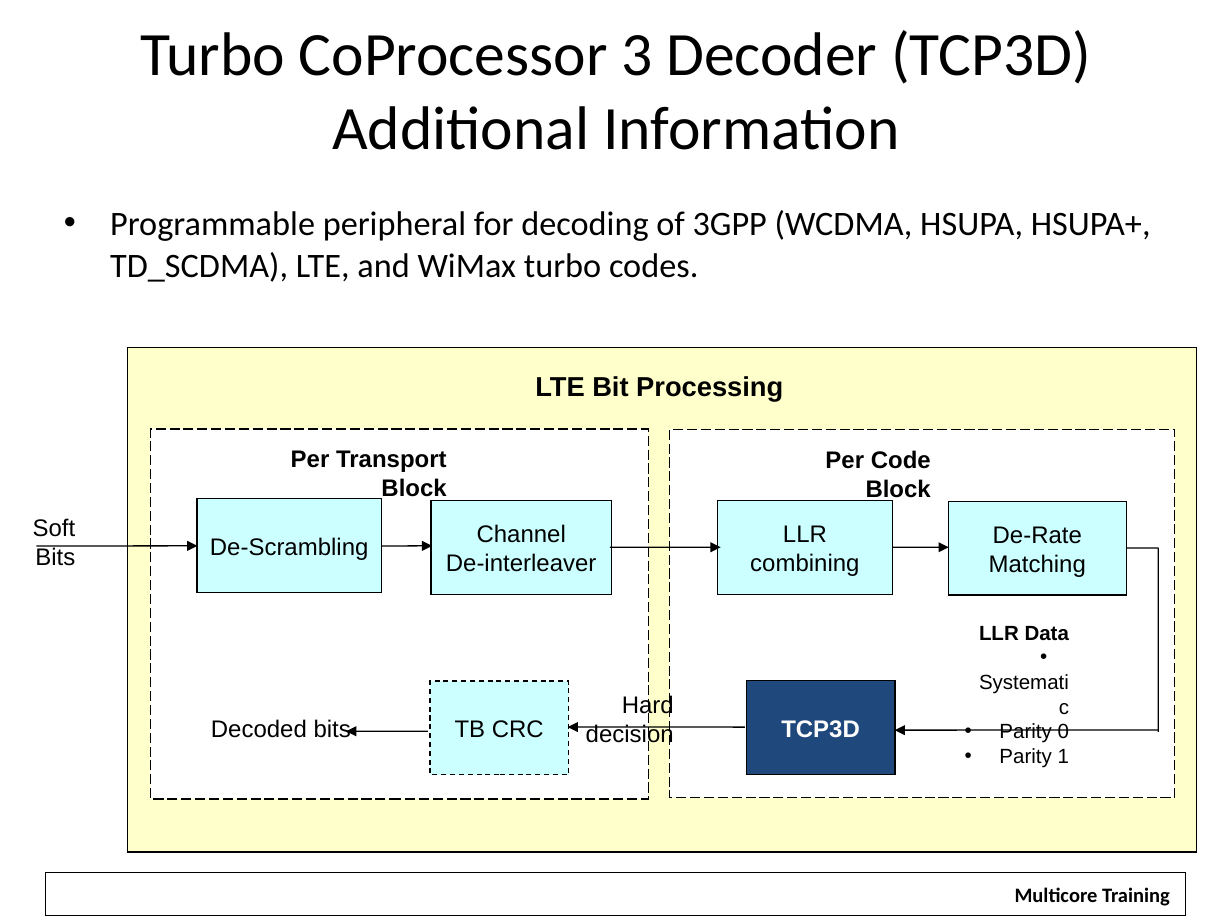
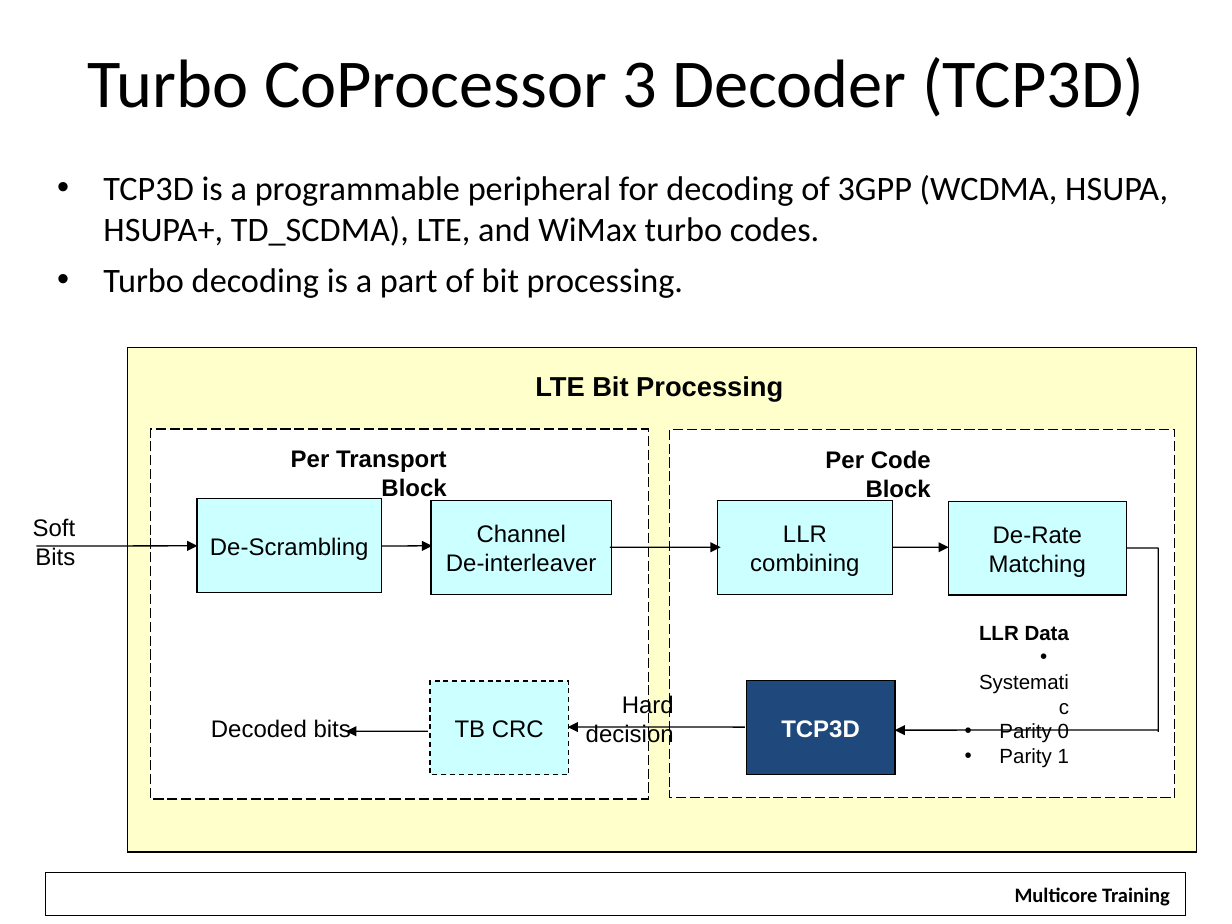
Before and after one commit to hari1989/keystone-workshop, a slide deck: slide 48 of slides/KeyStone Overview.pptx (slide 45 before the commit). Drawn at 1232x924 pixels with LibreOffice and Linux fonts; fonts in the diff are those of the drawing; background and template pictures are left out. Boxes give left, top, right and bottom in pixels: in the first picture for what was removed or moved away, otherwise in the second. Text is boxed around its words. In the diff, an @@ line names an element or a change of style, - is before the commit and + after.

```diff
--- a/slides/KeyStone Overview.pptx
+++ b/slides/KeyStone Overview.pptx
@@ title at (88, 57, 1144, 117): text changed; size 36 to 40 pt @@
-Turbo CoProcessor 3 Decoder (TCP3D)
-Additional Information
+Turbo CoProcessor 3 Decoder (TCP3D)
@@ text at (103, 175, 1168, 298): text changed @@
-• Programmable peripheral for decoding of 3GPP (WCDMA, HSUPA, HSUPA+, TD_SCDMA), LTE, and WiMax turbo codes.
+• TCP3D is a programmable peripheral for decoding of 3GPP (WCDMA, HSUPA, HSUPA+, TD_SCDMA), LTE, and WiMax turbo codes.
+• Turbo decoding is a part of bit processing.
```
Also in this commit, not shown: 26 other slides changed, 33 slides added, 18 slides removed, 1 other file.
